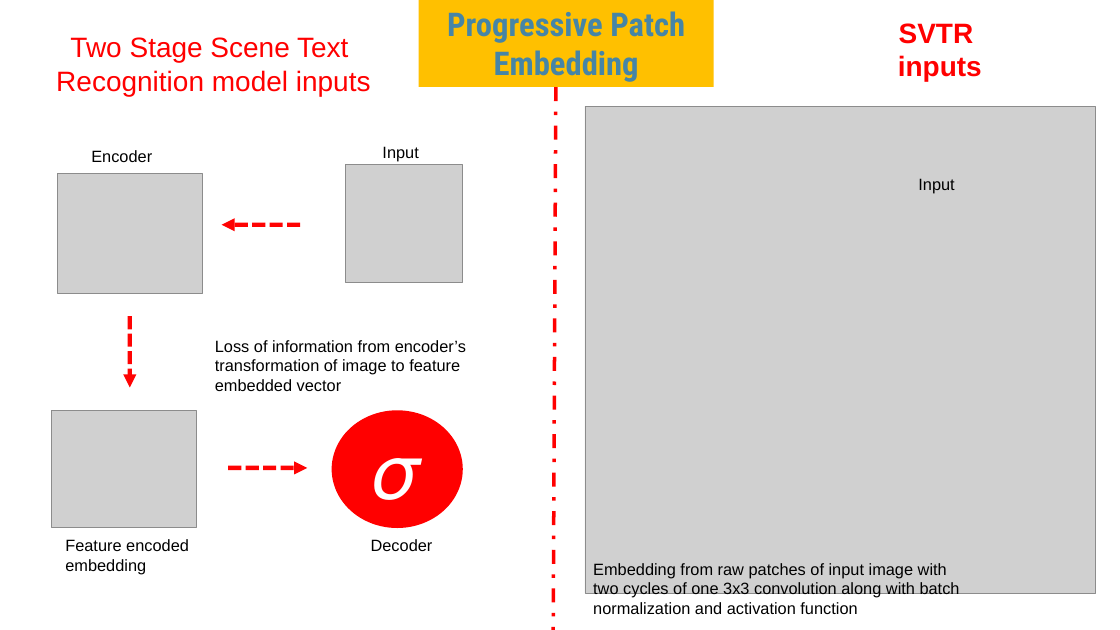
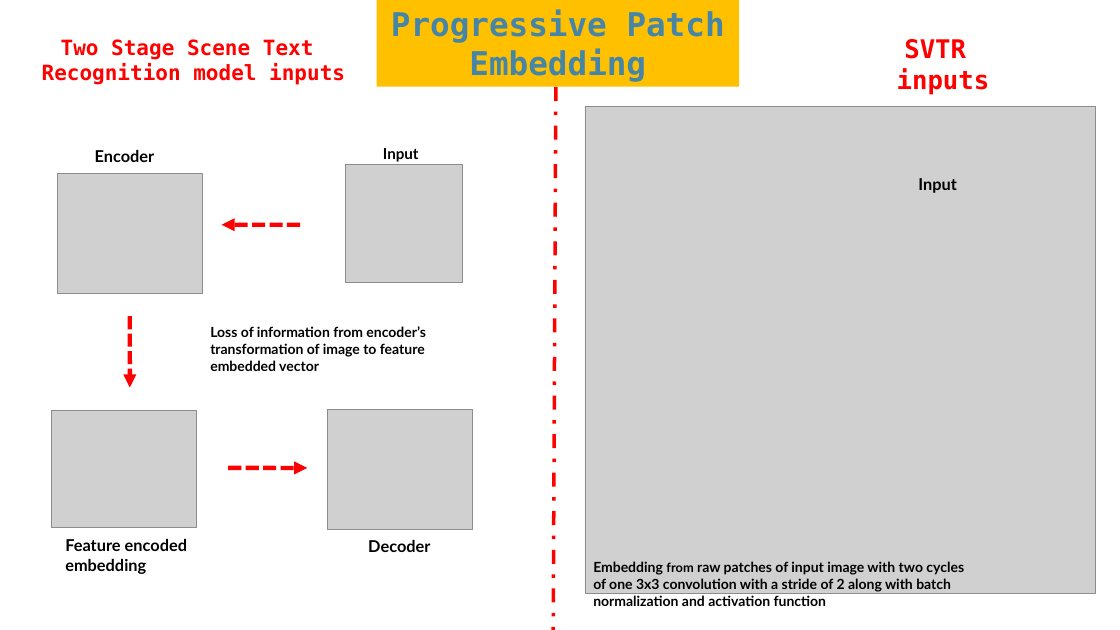
Before and after one commit to raghibnsl/NSL_Training, a slide deck: slide 3 of svtr_ppt/draft_.pptx (slide 2 before the commit). Drawn at 1120x630 pixels with LibreOffice and Linux fonts; fonts in the diff are those of the drawing; grey boxes stand for pictures. Boxes give left, top, right and bottom in pixels: in the first picture for what was removed or moved away, otherwise in the second. Text is boxed around its words. In the diff, an @@ line names an element or a change of style, - is before the commit and + after.

Commit message:
ppt

```diff
--- a/svtr_ppt/draft_.pptx
+++ b/svtr_ppt/draft_.pptx
@@ rectangle "Progressive Patch Embedding" resized from (x1=418, y1=0, x2=713, y2=87) to (x1=376, y1=0, x2=739, y2=87) @@
@@ rectangle "Progressive Patch Embedding" at (x1=376, y1=0, x2=739, y2=87): font Roboto Condensed to DejaVu Sans Mono @@
@@ text "SVTR inputs" moved from (x1=898, y1=23, x2=982, y2=81) to (x1=897, y1=39, x2=990, y2=94) @@
@@ text "SVTR inputs" at (x1=897, y1=39, x2=990, y2=94): size 24 to 22 pt, font Arial to DejaVu Sans Mono @@
@@ text "Two Stage Scene Text" moved from (x1=56, y1=37, x2=371, y2=96) to (x1=42, y1=39, x2=345, y2=85) @@
@@ text "Two Stage Scene Text" at (x1=42, y1=39, x2=345, y2=85): size 24 to 18 pt, font Arial to DejaVu Sans Mono, bold on @@
@@ font Arial to Lato, bold on in 4 elements at (x1=65, y1=539, x2=187, y2=574), (x1=918, y1=178, x2=957, y2=193), (x1=368, y1=540, x2=430, y2=552), (x1=95, y1=150, x2=155, y2=162) @@
@@ text "Input" at (x1=383, y1=148, x2=419, y2=162): size 14 to 13 pt, font Arial to Lato, bold on @@
@@ text "Loss of information from encoder’s ..." moved from (x1=215, y1=340, x2=466, y2=391) to (x1=210, y1=326, x2=426, y2=371) @@
@@ text "Loss of information from encoder’s ..." at (x1=210, y1=326, x2=426, y2=371): size 14 to 12 pt, font Arial to Lato, bold on @@
@@ picture added at (x1=328, y1=409, x2=472, y2=529) @@
@@ ellipse removed at (x1=332, y1=410, x2=463, y2=528) @@
-𝜎
@@ text at (x1=593, y1=561, x2=964, y2=606): text changed; size 14 to 12 pt; font Arial to Lato; bold on @@
-Embedding from raw patches of input image with two cycles of one 3x3 convolution along with batch normalization and activation function
+Embedding from raw patches of input image with two cycles of one 3x3 convolution with a stride of 2 along with batch normalization and activation function
```
Also in this commit, not shown: 1 other slide changed, 6 slides added, 1 slide removed, 11 other files.
